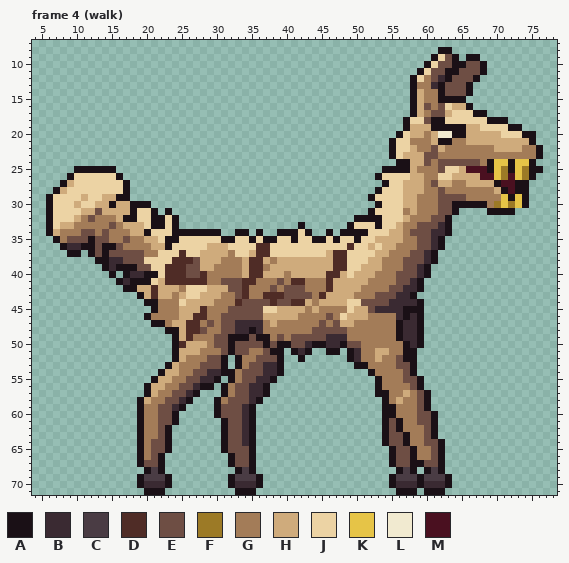
One commit to this pixel-art file: assets/source/characters/llama/llama-01.ase. Above is the file before it was changed.
96x72 pixels, 17 frames. Shown: frame 4 (walk): x 4..78, y 7..71.
Palette (. is transparent): A #1a1016  B #3a2a32  C #4a3c44  D #4f2c26  E #6e4e44  F #9c7a26  G #a37c58  H #cfab7c  J #ecd3a4  K #e6c447  L #f1ead0  M #4a1020
Pixels before, frame 4 (walk) (only the part around the change), first column x 4:
19 ................................
20 ................................
21 ................................
22 ................................
23 ................................
24 ................................
25 ......AAAAAA....................
26 .....AJJJJJJA...................
27 ....AHJJJJJJJA..................
28 ...AHJJJJJJJJA..................
29 ..AJJJJHJJHHAA..................
30 ..AJJJHJJHHAHHAAA...............
31 ..AJJJJHHEHHHHAJJA.A............
32 ..AJJJHGEGGGHAAJJAAJA...........
33 ..AJHHGGGGGEGHHHJAAJA...........
34 ..AHGGGEEGEGGGHHAJJJAAAAAAA..AA.
35 ...AGEEEAEEGGEGGHHJAAJJJJJJAAJJA
36 ....ABBAAEAAEGGGGHHAJJJJJHHHJJJJ
37 .....AA.AEAEEEEEGGJJJDJJHHHHGJJH
38 .........AABBEEEJJJJDDDEHHHGGGHD
39 ..........ABAAAEEJJDDDEEHHGGGGHD
40 ...........A.ABBAAJDDDEEDGGGGGHD
41 ............ABAAAJHDDDDDDGGEEEDD
42 .............AAHHDHHHGJJJHHHEEDG
43 ...............AHDHHGHJJHHHGGEDG
44 ................AAGGGJHHHHGGGDEE
45 .................AGGGHHHDGGGEEEE
46 ................AGGGGHHDDGGEEEEE
47 .................AAGHHDDGEGEEBBB
48 ...................AAHDDEGGEEBBA
49 ....................AHDGGGEEAAAE
Once edited:
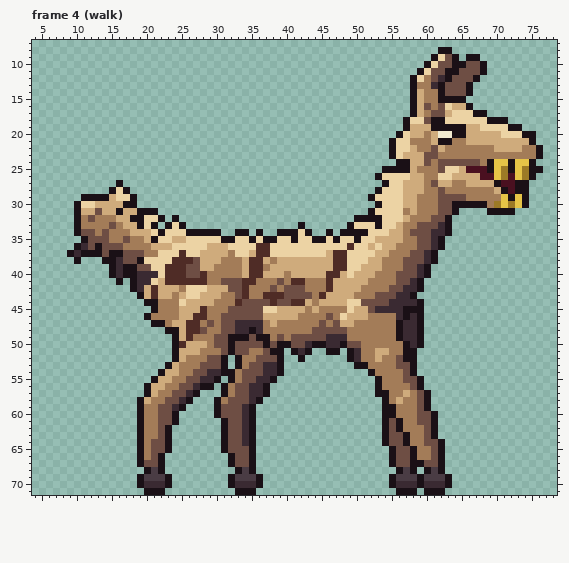
Diff:
Frame 4 (walk):
Colour A now appears in row 29 at x 18; in row 33 at x 25; in row 37 at x 11; in row 38 at x 10.
The author changed colour B to colour A in row 36 at x 10; in rows 38 to 39 at x 15; in row 40 at x 18.
The author changed colour E to colour A in row 35 at x 11; in row 36 at x 13; in row 37 at x 13 and 15 to 16; in row 38 at x 19.
The author changed colour G to colour A in rows 33 to 34 at x 10.
The author changed colour H to colour A in row 29 at x 11 and 14; in row 30 at x 10 and 17; in row 31 at x 16; in row 32 at x 10; in row 33 at x 19; in row 35 at x 21.
The author changed colour J to colour A in row 27 at x 16; in row 28 at x 15; in row 29 at x 12 to 13; in row 31 at x 10 and 19 to 20; in row 32 at x 19; in row 33 at x 23.
The author changed colour J to colour A in row 34 at x 22.
Colour B now appears in row 40 at x 16.
The author changed colour A to colour B in row 36 at x 11; in row 37 at x 10; in row 39 at x 16; in row 40 at x 20 to 21; in row 41 at x 19 to 20.
The author changed colour H to colour B in row 42 at x 19.
The author changed colour A to colour E in row 35 at x 12; in row 36 at x 12 and 14 to 15; in row 37 at x 14.
The author changed colour A to colour H in row 30 at x 15; in row 31 at x 18; in row 32 at x 17; in row 34 at x 20; in row 35 at x 24; in row 36 at x 23.
The author changed colour J to colour H in row 35 at x 25.
The author changed colour A to colour J in row 29 at x 16 to 17; in row 32 at x 21; in row 33 at x 24; in row 34 at x 24 to 25; in row 35 at x 23.
Colour A is removed in row 25 at x 10 to 15; in row 26 at x 9 and 16; in row 27 at x 8 and 17; in row 28 at x 7; in row 29 at x 6; in row 30 at x 6 and 19 to 20.
Colour A is removed in row 31 at x 6 and 23; in row 32 at x 6; in row 33 at x 6 and 22; in row 34 at x 6; in row 35 at x 7; in row 36 at x 8.
Colour A is removed in row 38 at x 13; in row 39 at x 14; in row 42 at x 17.
Colour B is removed in row 36 at x 9; in row 41 at x 17.
Colour E is removed in row 35 at x 9 to 10.
Colour G is removed in row 34 at x 8 to 9; in row 35 at x 8.
Colour H is removed in row 27 at x 9; in row 28 at x 8; in row 33 at x 8 to 9; in row 34 at x 7.
Colour J is removed in rows 26 to 27 at x 10 to 15; in row 28 at x 9 to 14; in row 29 at x 7 to 10; in rows 30 to 31 at x 7 to 9; in row 32 at x 7 to 9 and 23; in row 33 at x 7.
Where, in picture pixels (left, top, right, bottom), the same in both pictures:
changed: (46, 166, 186, 292)
